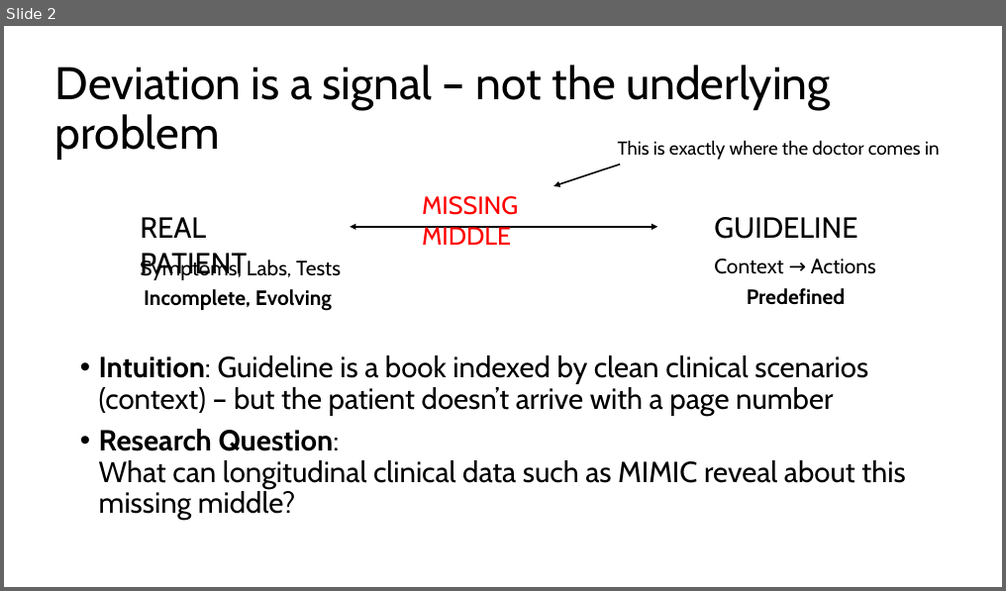
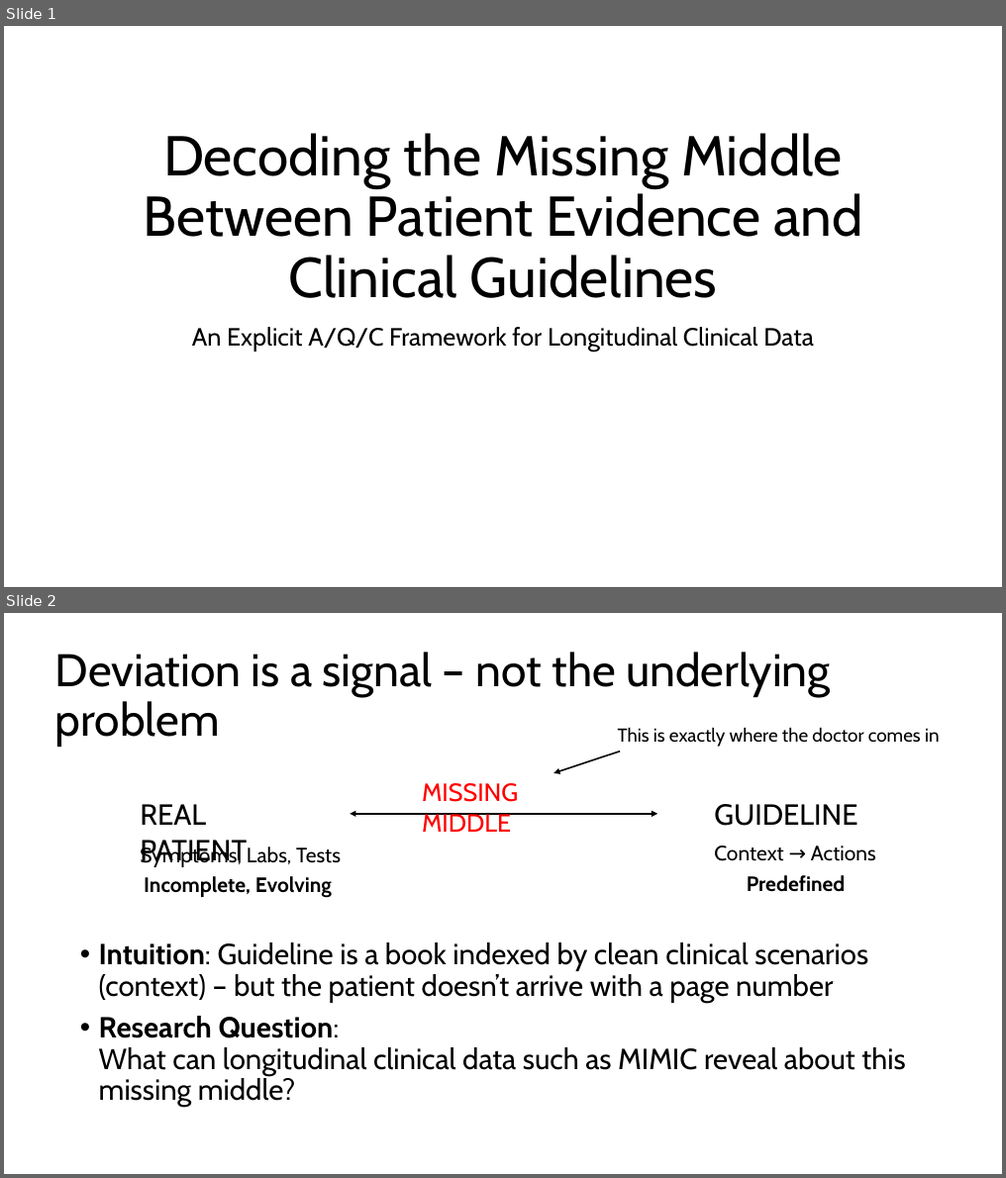
Before and after one commit to duruoli/congraph, a slide deck: Duruo Li_Missing Middle Problem.pptx. Shown one above the other, each under a label of ours: slide 2 before the commit, slides 1 and 2 after it. The pictures are 1006x591 and 1006x1178 pixels, drawn with LibreOffice and Linux fonts; fonts in the diff are those of the drawing. Boxes give left, top, right and bottom in pixels: in the first picture for what was removed or moved away, otherwise in the second. Text is boxed around its words. In the diff, an @@ line names an element or a change of style, - is before the commit and + after.

Commit message:
slides

```diff
--- a/Duruo Li_Missing Middle Problem.pptx
+++ b/Duruo Li_Missing Middle Problem.pptx
@@ slide 1 added at (x1=4, y1=26, x2=1002, y2=587), background #FFFFFF @@
@@ title added at (x1=143, y1=133, x2=862, y2=298), 54 pt, text #000000 @@
+Decoding the Missing Middle Between Patient Evidence and Clinical Guidelines
@@ subtitle added at (x1=192, y1=327, x2=814, y2=352), 24 pt, text #000000 @@
+An Explicit A/Q/C Framework for Longitudinal Clinical Data
```
Also in this commit, not shown: 1 slide changed, 1 slide removed.
